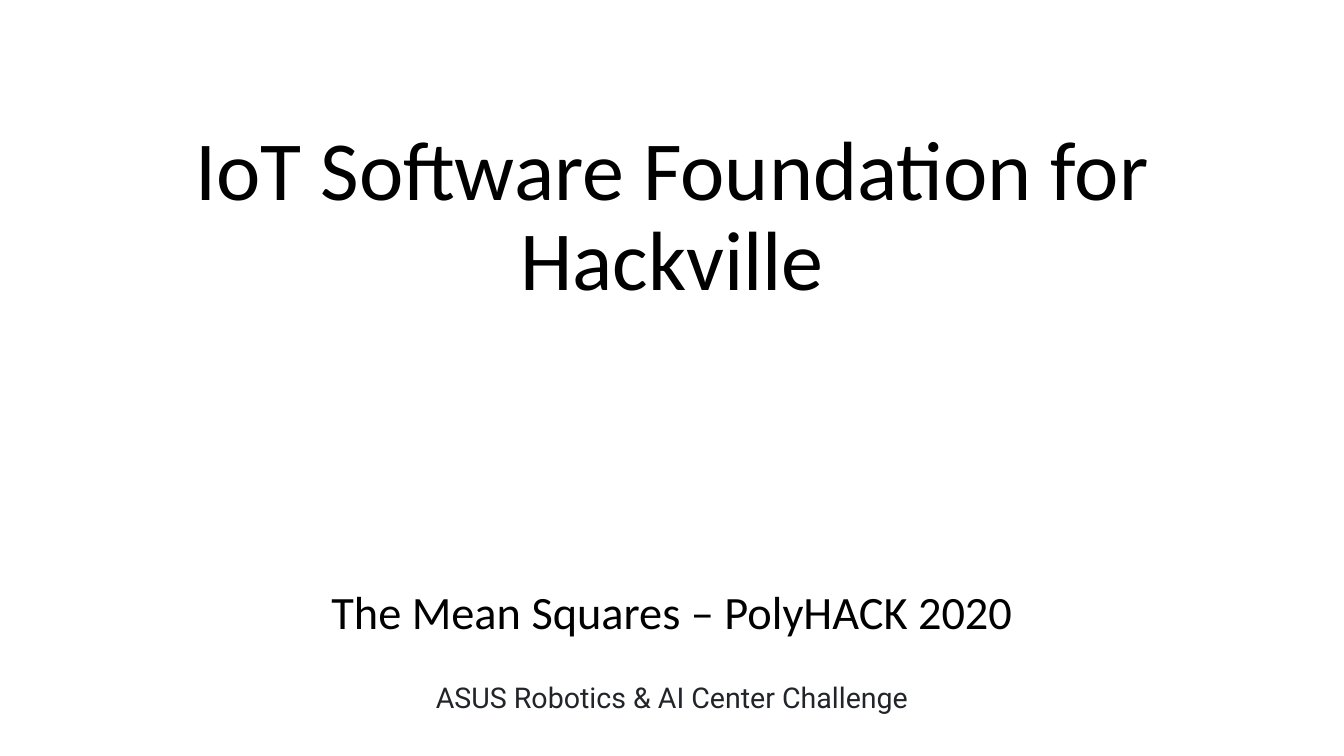
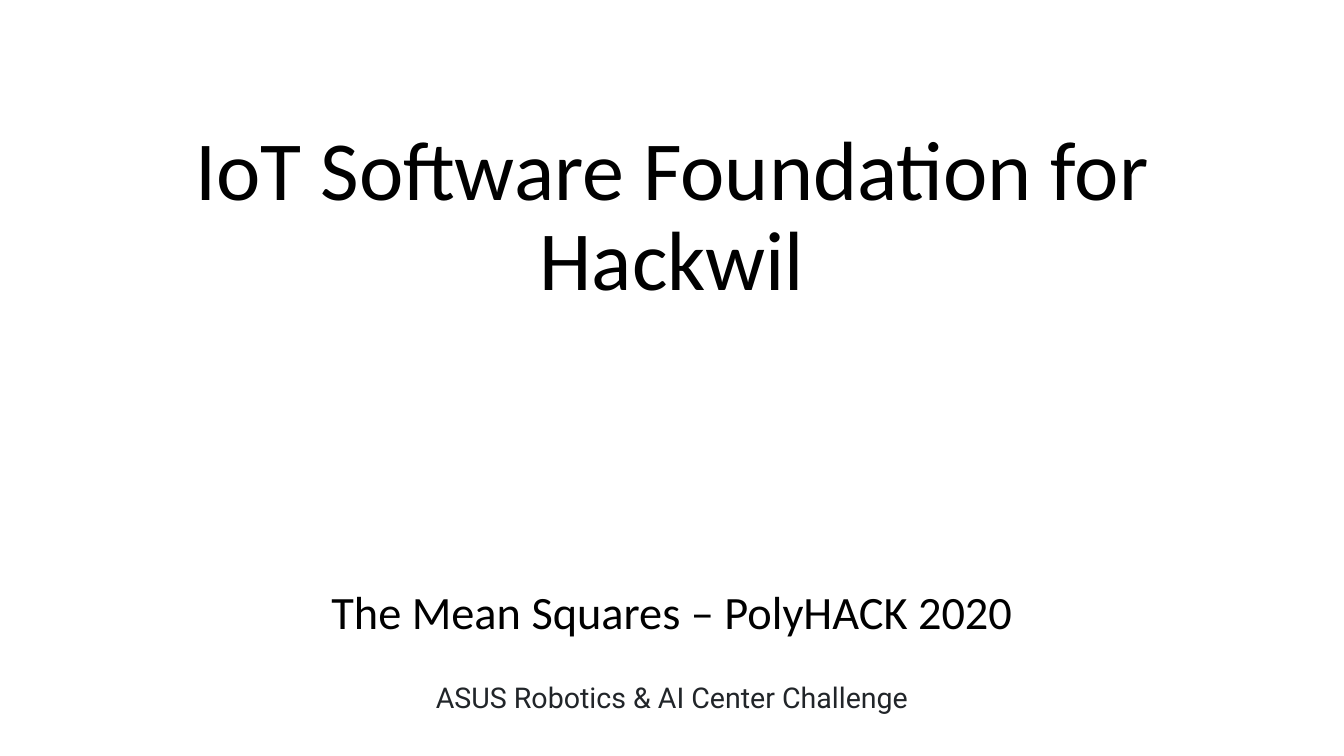
Before and after one commit to Karko93/Polyhack2020-Project, a slide deck: slide 1 of Documents/TheMeanSquares_ASUSChallenge.pptx. Drawn at 1344x756 pixels with LibreOffice and Linux fonts; fonts in the diff are those of the drawing; background and template pictures are left out. Boxes give left, top, right and bottom in pixels: in the first picture for what was removed or moved away, otherwise in the second. Text is boxed around its words. In the diff, an @@ line names an element or a change of style, - is before the commit and + after.

```diff
--- a/Documents/TheMeanSquares_ASUSChallenge.pptx
+++ b/Documents/TheMeanSquares_ASUSChallenge.pptx
@@ title at bbox=[195, 141, 1148, 291]: text changed @@
-IoT Software Foundation for Hackville
+IoT Software Foundation for Hackwil
```
Also in this commit, not shown: 5 other slides changed, 1 other file.
